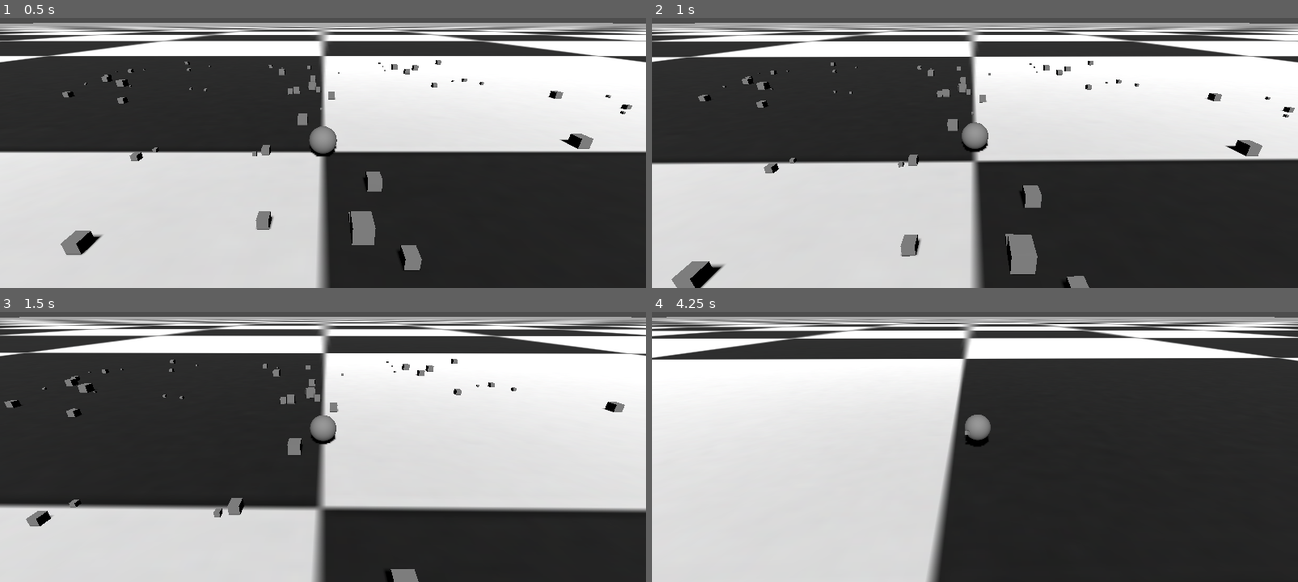
Above: before the commit, frames 1-4 (two rows, left to right).
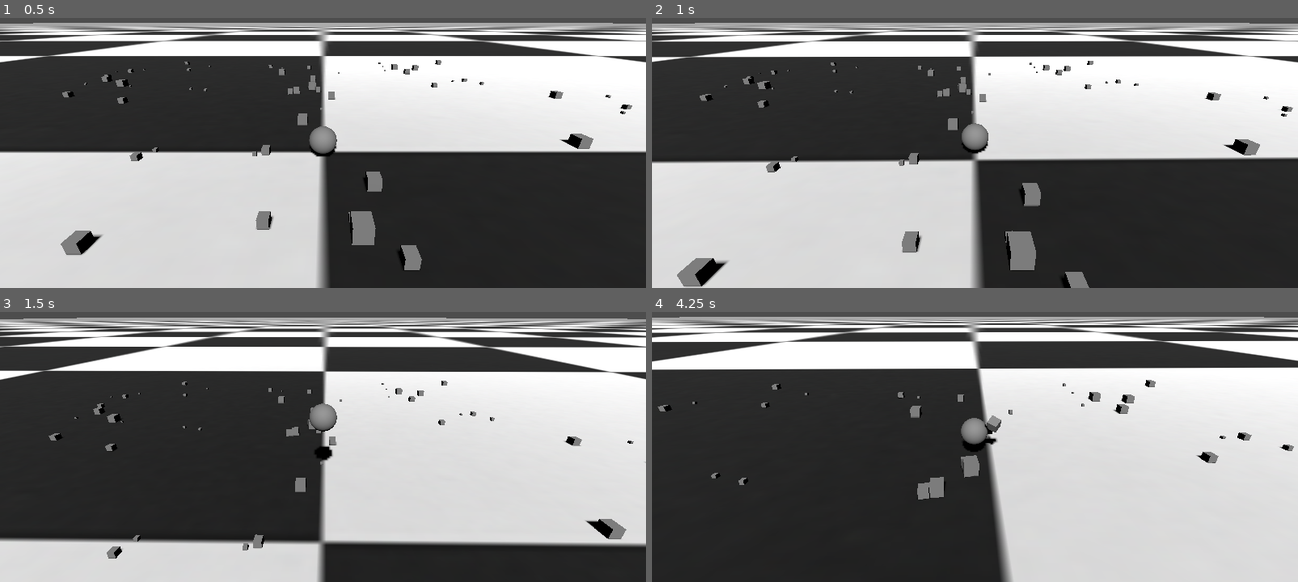
Above: after the commit, the same moments.

Repository: ericso/katamari-clone-spike
Game: Godot game, scene res://main.tscn
Two runs of this game, one before a commit and one after it. Both use one fixed random seed, a clock stepped at 60 frames per second and the inputs below.
Inputs (mouse positions are in pixels of both pictures, inside the frame that each line leads up to):
- Up to frame 1 (0.5 s): no input
- Up to frame 2 (1 s): move the mouse to (1007, 104) at 0.52 s; hold W (move_forward) from 0.53 s (still down); tap Space (jump) at 0.6, 0.77 s
- Up to frame 3 (1.5 s): keep holding W (move_forward); tap Space (jump) at 1.07, 1.35 s; move the mouse to (290, 401) at 1.27 s
- Up to frame 4 (4.25 s): keep holding W (move_forward); tap Space (jump) at 1.52, 1.82, 2.1, 2.85, 3.02, 3.32, 3.6, 3.77, 4.07 s; move the mouse to (987, 393) at 2.02 s; move the mouse to (968, 406) at 2.77 s; move the mouse to (1020, 403) at 3.52 s

Frame 1 is identical in both runs. In frame 2, 2.2% of the frame differs, in the area x 0-100%, y 14-100%; in frame 3, 31%; in frame 4, 87%, in the area x 0-100%, y 1-100%.

Commit message:
tweak forces, add jumping, detected if ball is on ground

Diff:
--- a/ball.gd
+++ b/ball.gd
@@ -2,8 +2,11 @@
 
 @export var stuck_parts_container_path: NodePath = "StuckParts"
 
-@export var move_force := 10.0
-var max_angular_speed := 10.0
+@export var move_force := 3.0
+var max_angular_speed := 5.0
+
+@export var jump_force := 10.0
+var can_jump := false
 
 var camera_rig: Node3D # camera following the ball
 
@@ -17,10 +20,18 @@
 	max_contacts_reported = 32
 	body_entered.connect(_on_body_entered)
 
+	# used to detect if the ball is in the air
+	$GroundCheck.enabled = true
+
 func _physics_process(_delta):
 	# handle camera (TODO move this to utility func)
 	if camera_rig == null:
 		return
+
+	if $GroundCheck.is_colliding():
+		can_jump = true
+	else:
+		can_jump = false
 
 	var input_dir = Vector3.ZERO
 	if Input.is_action_pressed("move_forward"):
@@ -31,6 +42,9 @@
 		input_dir.x -= 1
 	if Input.is_action_pressed("move_right"):
 		input_dir.x += 1
+	if Input.is_action_just_pressed("jump") and can_jump:
+		apply_impulse(Vector3.UP * jump_force)
+		can_jump = false
 
 	input_dir = input_dir.normalized()
 	if input_dir == Vector3.ZERO:
--- a/ball.tscn
+++ b/ball.tscn
@@ -17,3 +17,6 @@
 mesh = SubResource("SphereMesh_ktgx5")
 
 [node name="StuckParts" type="Node3D" parent="."]
+
+[node name="GroundCheck" type="RayCast3D" parent="."]
+collision_mask = 4
